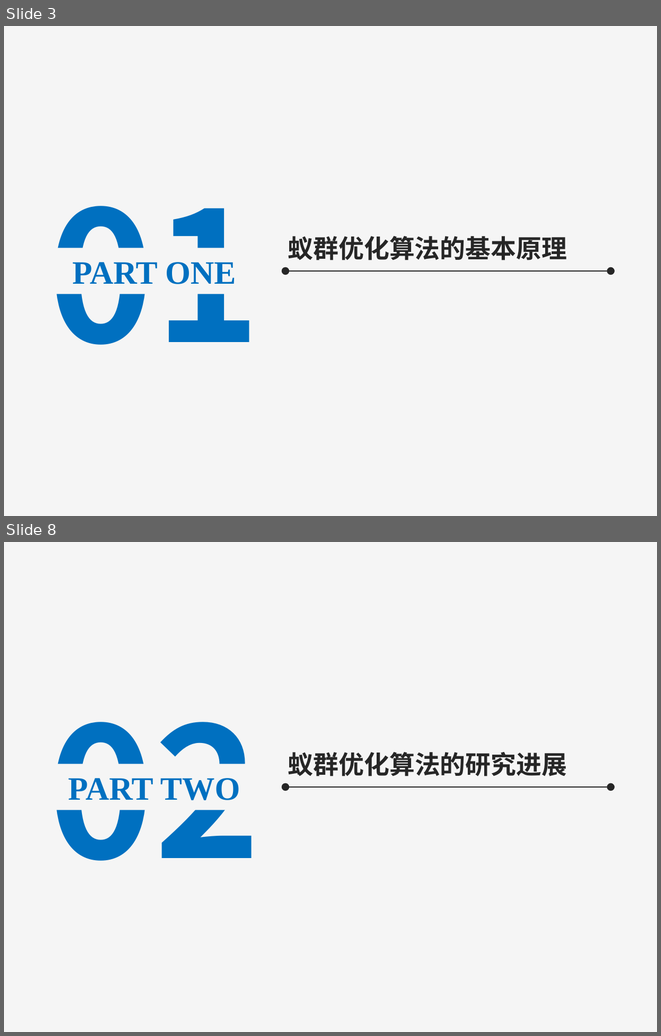
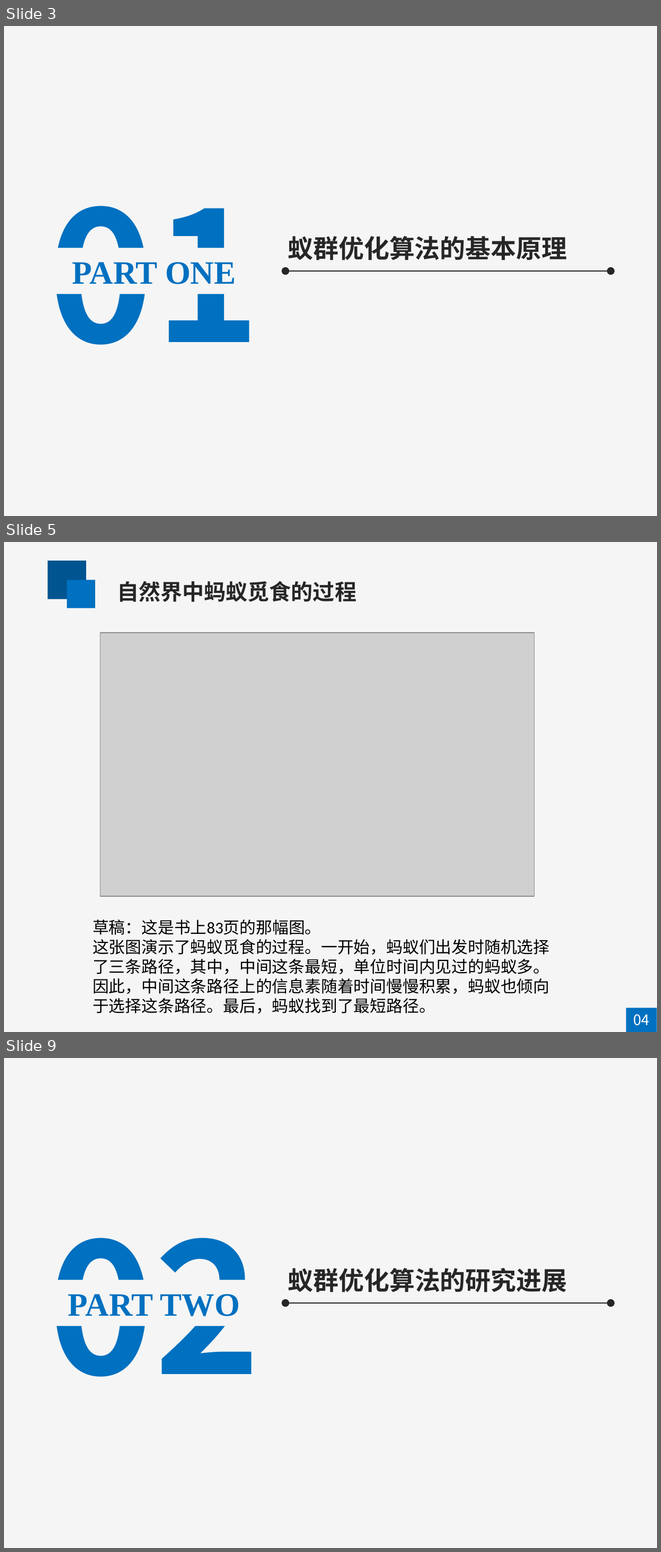
Before and after one commit to mapengfei-nwpu/ant, a slide deck: 蚁群优化算法.pptx. Shown one above the other, each under a label of ours: slides 3 and 8 before the commit, slides 3, 5 and 9 after it; the slides between them are not shown. The pictures are 661x1036 and 661x1552 pixels, drawn with LibreOffice and Linux fonts; fonts in the diff are those of the drawing; grey boxes stand for pictures. Boxes give left, top, right and bottom in pixels: in the first picture for what was removed or moved away, otherwise in the second. Text is boxed around its words. In the diff, an @@ line names an element or a change of style, - is before the commit and + after.

```diff
--- a/蚁群优化算法.pptx
+++ b/蚁群优化算法.pptx
@@ slide 5 added at bbox=[4, 542, 657, 1032], background #F5F5F5 @@
@@ rectangle added at bbox=[48, 561, 86, 599], fill #005490 @@
@@ rectangle added at bbox=[67, 580, 95, 608], fill #0070C0 @@
@@ text added at bbox=[117, 581, 356, 602], 24 pt, text #262626, bold @@
+自然界中蚂蚁觅食的过程
@@ picture added at bbox=[100, 633, 535, 897] @@
@@ text added at bbox=[93, 919, 549, 1013], 18 pt, text #000000 @@
+草稿：这是书上83页的那幅图。
+这张图演示了蚂蚁觅食的过程。一开始，蚂蚁们出发时随机选择
+了三条路径，其中，中间这条最短，单位时间内见过的蚂蚁多。
+因此，中间这条路径上的信息素随着时间慢慢积累，蚂蚁也倾向
+于选择这条路径。最后，蚂蚁找到了最短路径。
@@ rectangle added at bbox=[626, 1007, 657, 1032], fill #0070C0 @@
@@ text added at bbox=[633, 1014, 649, 1025], 16 pt, text #FFFFFF @@
+04
@@ what was slide 8 is now slide 9 @@
```
Also in this commit, not shown: 5 slides changed, 3 other slides added, 2 slides removed.
